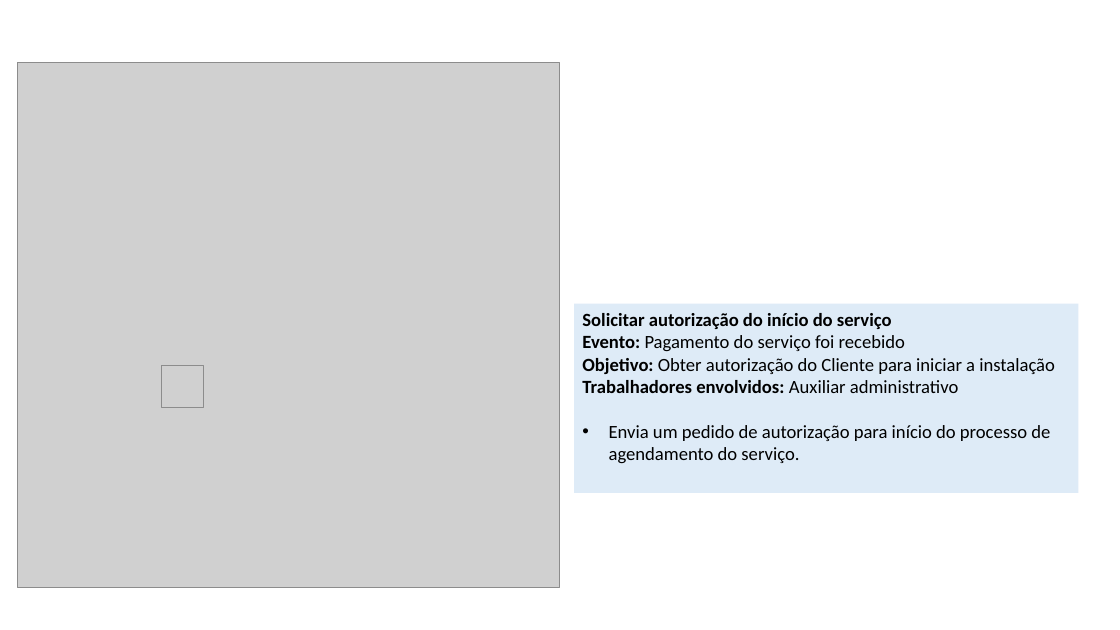
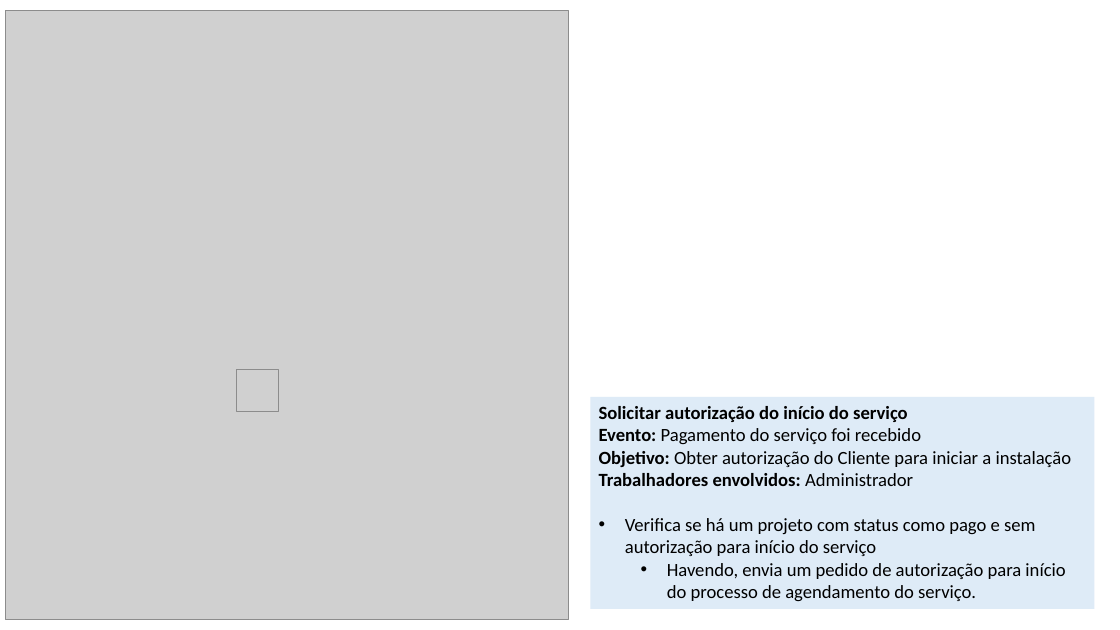
Before and after one commit to somosafsociety/Eng-Soft-EC2A, a slide deck: slide 7 of 18. Descrição dos Processos de Negócio.pptx (slide 6 before the commit). Drawn at 1120x630 pixels with LibreOffice and Linux fonts; fonts in the diff are those of the drawing; grey boxes stand for pictures. Boxes give left, top, right and bottom in pixels: in the first picture for what was removed or moved away, otherwise in the second. Text is boxed around its words. In the diff, an @@ line names an element or a change of style, - is before the commit and + after.

Commit message:
Revisões 16/05
Artefato 15 - Completo e revisado
Artefato 16 - Completo e revisado
Artefato 17 - Completo e revisado
Artefato 18 - Revisado até o processo (slide) 16
Artefato 19 - Precisa trocar as figuras de acordo com o artefato 16 (recomendo usar o ppt do 18 para pegar as figuras)

```diff
--- a/18. Descrição dos Processos de Negócio.pptx
+++ b/18. Descrição dos Processos de Negócio.pptx
@@ picture: place and size @@
-picture at <box>18,63,560,587</box>
+picture at <box>5,10,568,619</box>
@@ picture: place and size @@
-picture at <box>161,366,203,408</box>
+picture at <box>237,370,279,412</box>
@@ rectangle "Solicitar autorização do início do ...": place and size @@
-rectangle "Solicitar autorização do início do ..." at <box>575,303,1079,493</box>
+rectangle "Solicitar autorização do início do ..." at <box>591,397,1095,608</box>
@@ text in rectangle at <box>599,473,1065,601</box>: text changed @@
-Trabalhadores envolvidos: Auxiliar administrativo
-• Envia um pedido de autorização para início do processo de agendamento do serviço.
+Trabalhadores envolvidos: Administrador
+• Verifica se há um projeto com status como pago e sem autorização para início do serviço
+  • Havendo, envia um pedido de autorização para início do processo de agendamento do serviço.
```
Also in this commit, not shown: 32 other slides changed, 6 other files.
